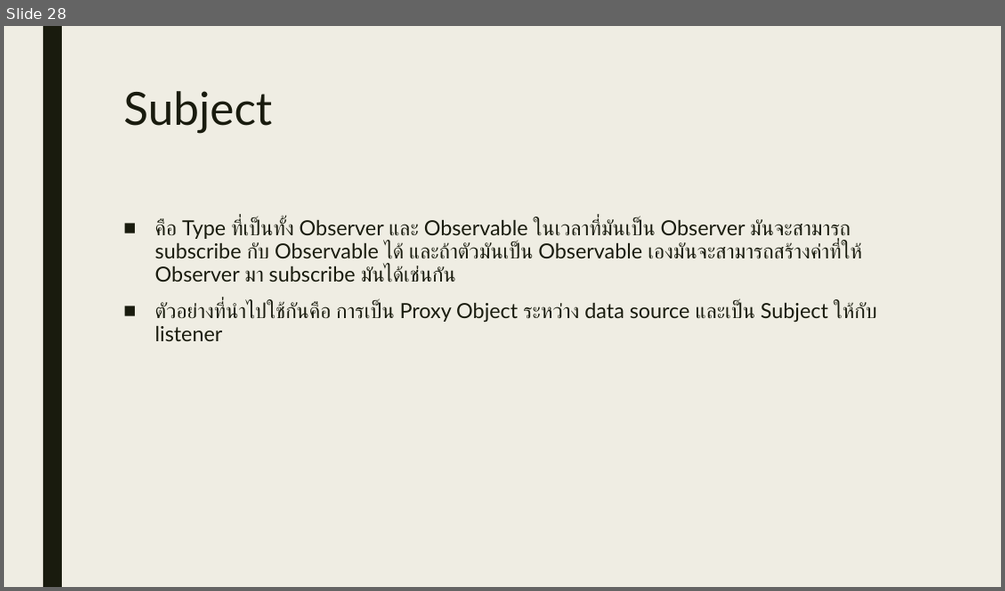
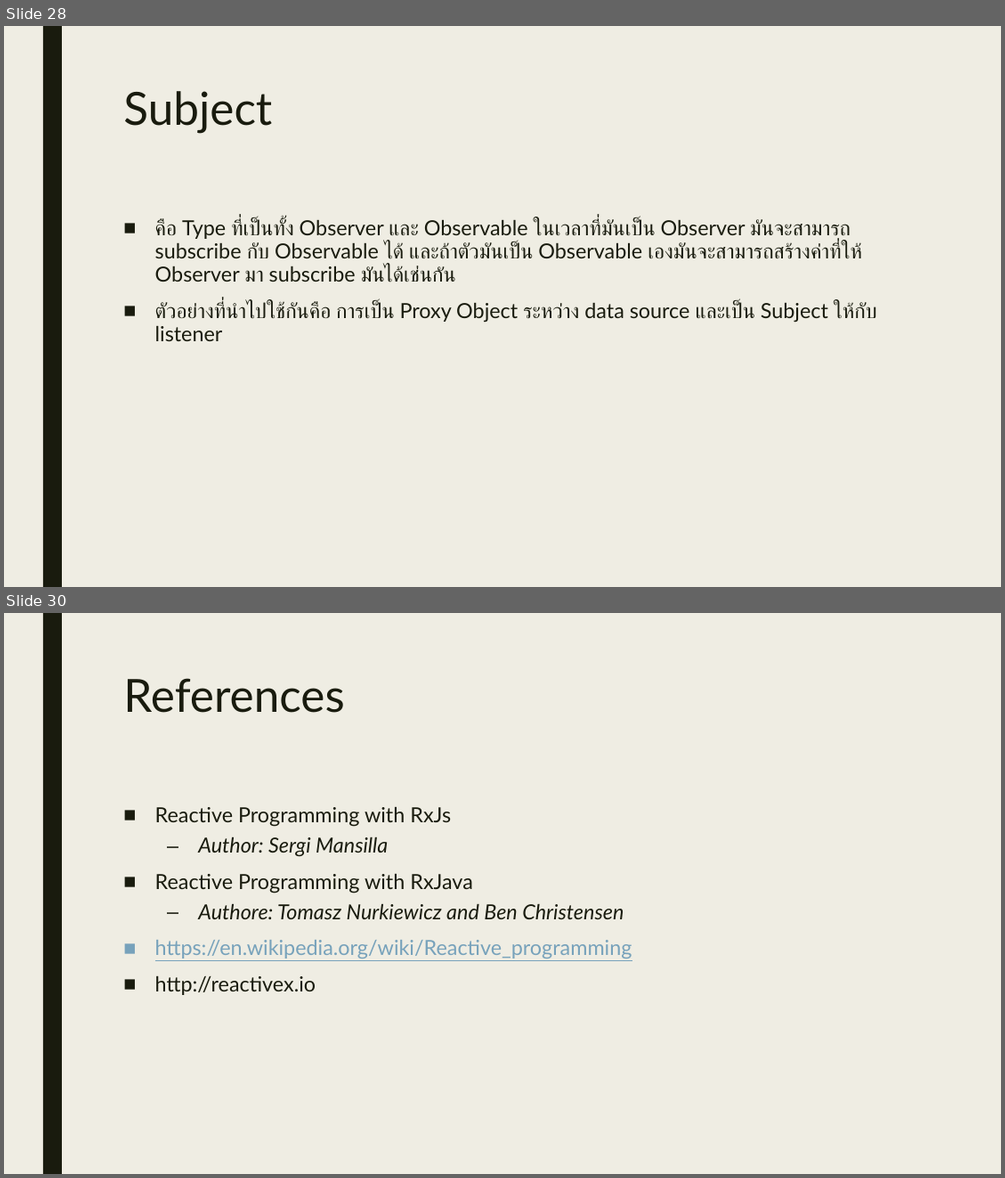
Before and after one commit to icerealm/RxJS-Training, a slide deck: RxJS.pptx. Shown one above the other, each under a label of ours: slide 28 before the commit, slides 28 and 30 after it; the slides between them are not shown. The pictures are 1005x591 and 1005x1178 pixels, drawn with LibreOffice and Linux fonts; fonts in the diff are those of the drawing. Boxes give left, top, right and bottom in pixels: in the first picture for what was removed or moved away, otherwise in the second. Text is boxed around its words. In the diff, an @@ line names an element or a change of style, - is before the commit and + after.

Commit message:
Update presentation.

```diff
--- a/RxJS.pptx
+++ b/RxJS.pptx
@@ slide 30 added at (x1=4, y1=613, x2=1001, y2=1174), background #EFEDE3; not listed: 1 template element that a slide beside it also shows @@
@@ title added at (x1=123, y1=678, x2=344, y2=713), 44 pt, text #191B0E @@
+References
@@ text added at (x1=155, y1=806, x2=632, y2=995), 20 pt, text #191B0E @@
+■ Reactive Programming with RxJs
+  – Author: Sergi Mansilla
+■ Reactive Programming with RxJava
+  – Authore: Tomasz Nurkiewicz and Ben Christensen
+■ https://en.wikipedia.org/wiki/Reactive_programming
+■ http://reactivex.io
```
Also in this commit, not shown: 1 other slide added.
